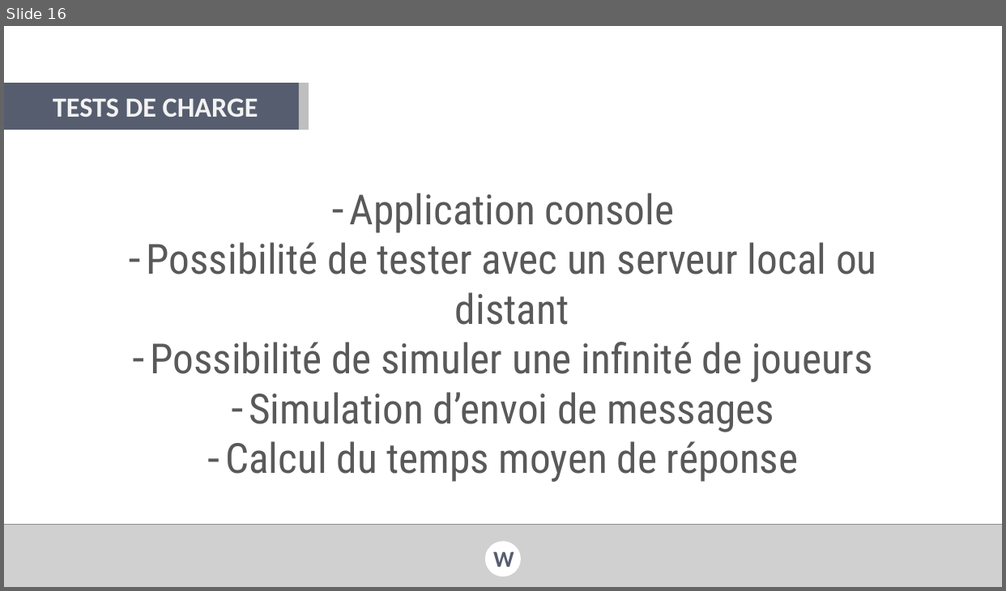
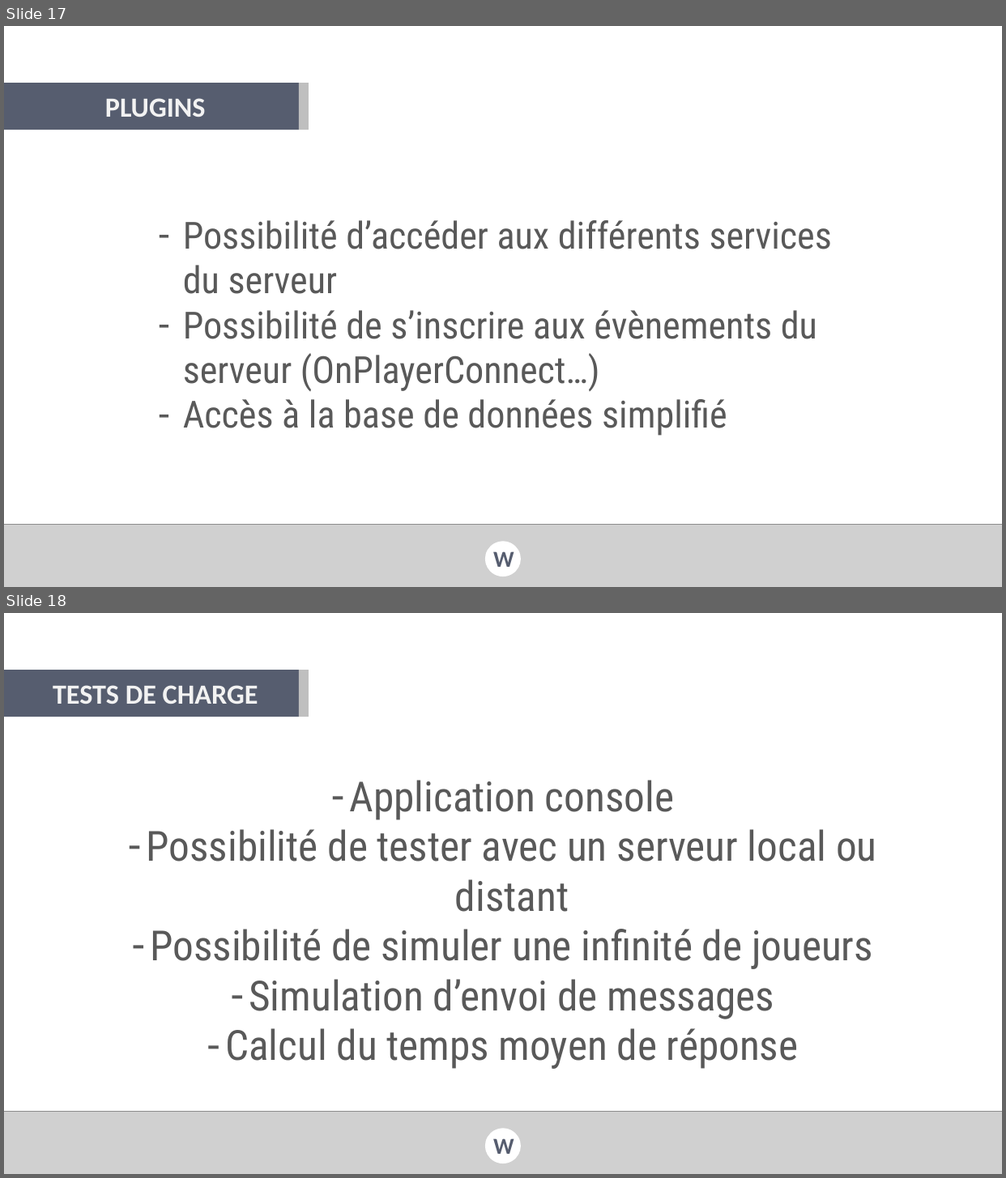
Before and after one commit to val92130/Wander, a slide deck: Docs/Documentation/Presentations/Wander - Forum PI.pptx. Shown one above the other, each under a label of ours: slide 16 before the commit, slides 17 and 18 after it. The pictures are 1006x591 and 1006x1178 pixels, drawn with LibreOffice and Linux fonts; fonts in the diff are those of the drawing; grey boxes stand for pictures; background and template pictures are left out. Boxes give left, top, right and bottom in pixels: in the first picture for what was removed or moved away, otherwise in the second. Text is boxed around its words. In the diff, an @@ line names an element or a change of style, - is before the commit and + after.

```diff
--- a/Docs/Documentation/Presentations/Wander - Forum PI.pptx
+++ b/Docs/Documentation/Presentations/Wander - Forum PI.pptx
@@ slide 17 added at (x1=4, y1=26, x2=1002, y2=587), background picture (left out) @@
@@ rectangle added at (x1=4, y1=83, x2=299, y2=130), fill #565D6F @@
@@ text added at (x1=105, y1=98, x2=206, y2=117), 40 pt, text #F2F2F2, bold @@
+PLUGINS
@@ rectangle added at (x1=299, y1=83, x2=309, y2=130), fill #BFBFBF @@
@@ text added at (x1=183, y1=220, x2=832, y2=436), 54 pt, text #595959 @@
+– Possibilité d’accéder aux différents services du serveur
+– Possibilité de s’inscrire aux évènements du serveur (OnPlayerConnect…)
+– Accès à la base de données simplifié
@@ picture added at (x1=4, y1=525, x2=1002, y2=587) @@
@@ ellipse added at (x1=485, y1=541, x2=521, y2=577), fill #FFFFFF @@
@@ text added at (x1=493, y1=552, x2=514, y2=567), 33 pt, text #565D6F, bold @@
+W
@@ what was slide 16 is now slide 18 @@
```
Also in this commit, not shown: 1 slide changed, 1 other slide added, 16 other files.
